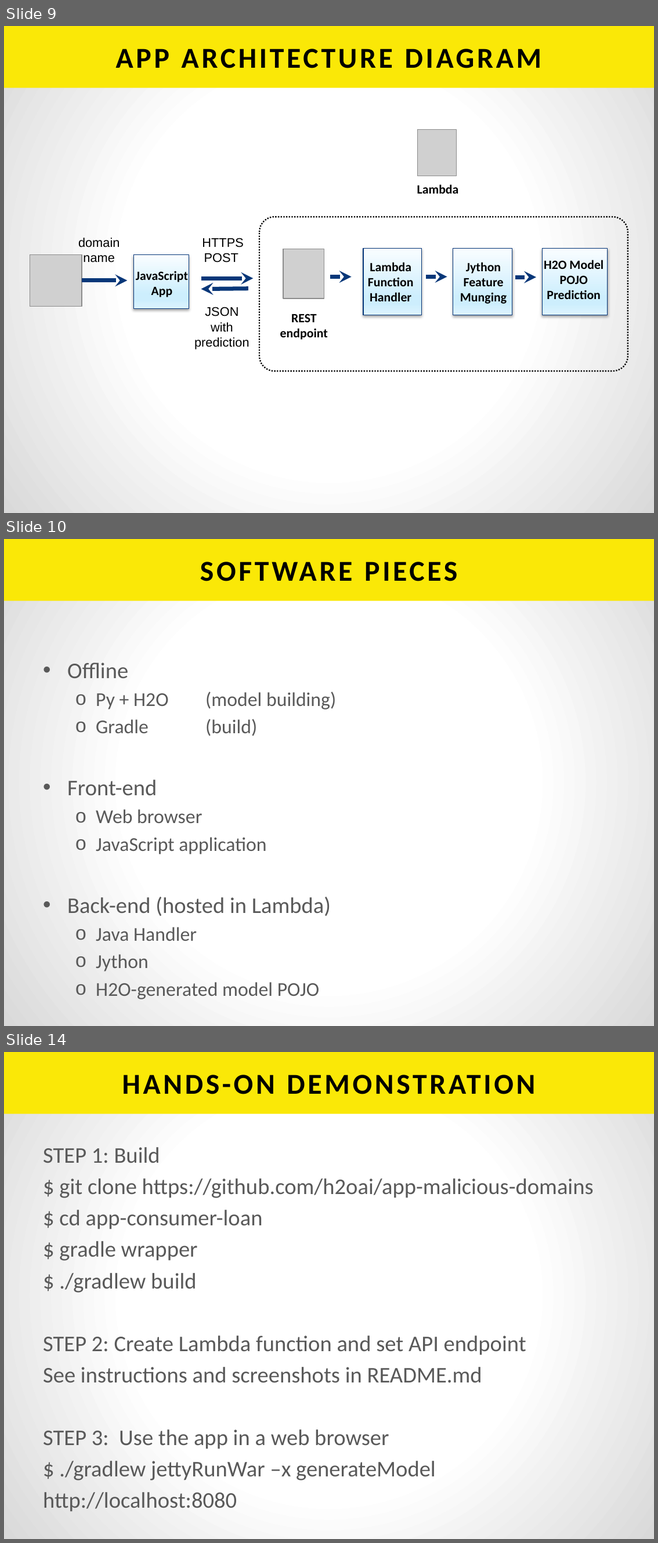
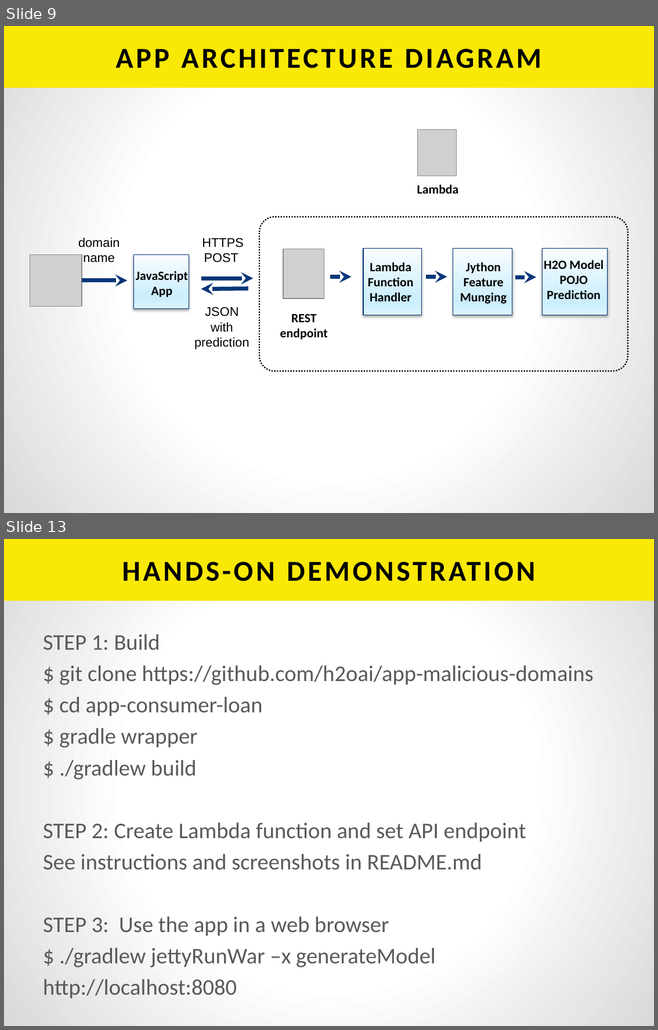
Before and after one commit to h2oai/h2o-tutorials, a slide deck: tutorials/aws-lambda-app/BuildingAnAppWithAWSLambda.pptx. Shown one above the other, each under a label of ours: slides 9, 10 and 14 before the commit, slides 9 and 13 after it; the slides between them are not shown. The pictures are 658x1543 and 658x1030 pixels, drawn with LibreOffice and Linux fonts; fonts in the diff are those of the drawing; grey boxes stand for pictures. Boxes give left, top, right and bottom in pixels: in the first picture for what was removed or moved away, otherwise in the second. Text is boxed around its words. In the diff, an @@ line names an element or a change of style, - is before the commit and + after.

```diff
--- a/tutorials/aws-lambda-app/BuildingAnAppWithAWSLambda.pptx
+++ b/tutorials/aws-lambda-app/BuildingAnAppWithAWSLambda.pptx
@@ slide 10 removed at (4,539,654,1026), background gradient #FFFFFF to #D9D9D9; not listed: 1 template element that a slide beside it also shows @@
@@ title removed at (200,562,457,581) @@
-SOFTWARE PIECES
@@ text removed at (67,663,336,1000) @@
-• Offline
-  o Py + H2O (model building)
-  o Gradle (build)
-• Front-end
-  o Web browser
-  o JavaScript application
-• Back-end (hosted in Lambda)
-  o Java Handler
-  o Jython
-  o H2O-generated model POJO
@@ what was slide 14 is now slide 13 @@
```
Also in this commit, not shown: 8 slides changed, 1 slide added.
